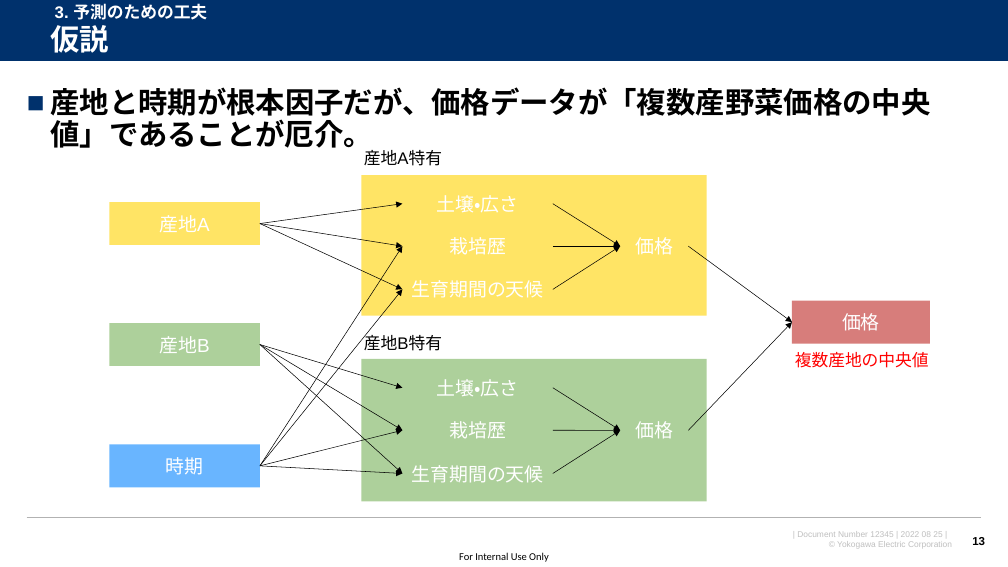
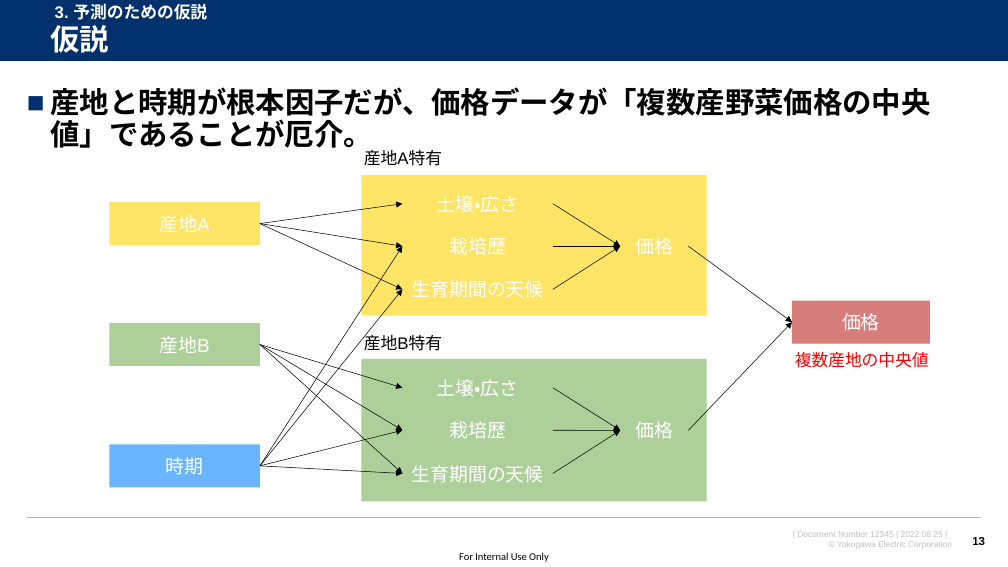
Before and after one commit to watarukumagai-git/opt, a slide deck: slide 13 of MMW/20220825_MMW_kumagai_rev.0.pptx. Drawn at 1008x567 pixels with LibreOffice and Linux fonts; fonts in the diff are those of the drawing; background and template pictures are left out. Boxes give left, top, right and bottom in pixels: in the first picture for what was removed or moved away, otherwise in the second. Text is boxed around its words. In the diff, an @@ line names an element or a change of style, - is before the commit and + after.

```diff
--- a/MMW/20220825_MMW_kumagai_rev.0.pptx
+++ b/MMW/20220825_MMW_kumagai_rev.0.pptx
@@ text at box(55, 3, 207, 20): text changed @@
-3. 予測のための工夫
+3. 予測のための仮説
```
Also in this commit, not shown: 10 other slides changed, 5 slides added, 4 slides removed.
